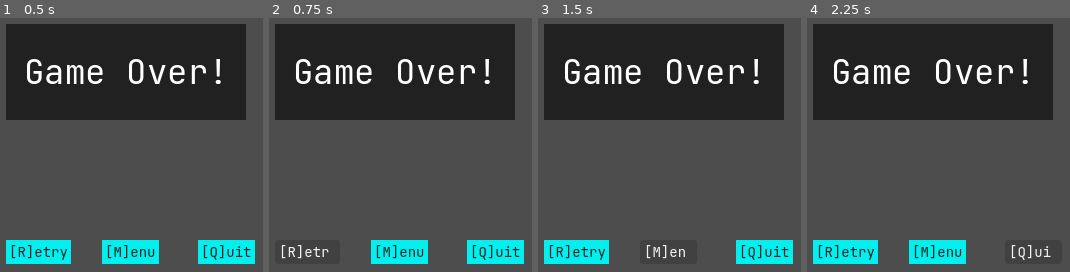
Above: before the commit, frames 1-4 (left to right).
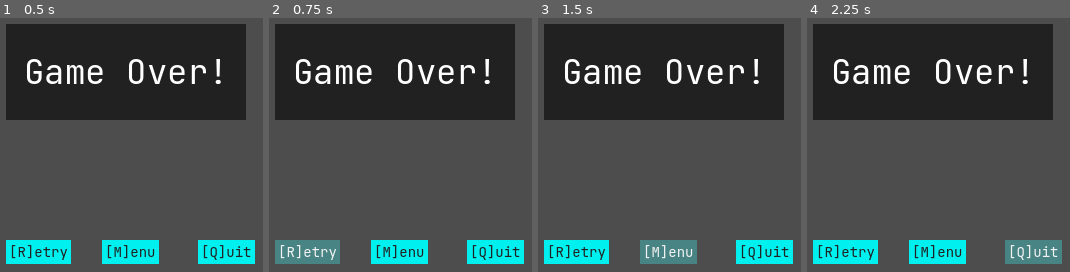
Above: after the commit, the same moments.

Repository: clone-tris/godotris
Game: Godot game, scene res://src/screens/over/Over.tscn
The game is run twice, just before and just after one commit, with the same random seed, the same clock (stepped at 60 frames per second) and the same inputs. This scene is started directly instead of the project's main scene.
Inputs:
- Up to frame 1 (0.5 s): no input
- Up to frame 2 (0.75 s): click "[R]etry" at 0.5 s
- Up to frame 3 (1.5 s): click "[M]enu" at 1.25 s
- Up to frame 4 (2.25 s): click "[Q]uit" at 2 s

Frame 1 is identical in both runs. In frame 2, 2.3% of the frame differs, in the area x 2-27%, y 87-97%; in frame 3, 2.0%; in frame 4, 2.0%.

Commit message:
general button styles

Diff:
--- a/src/Button.tscn
+++ b/src/Button.tscn
@@ -1,7 +1,9 @@
 [gd_scene format=3 uid="uid://c5mwi0461phhh"]
 
-[ext_resource type="StyleBox" uid="uid://c7ehrvc6hpusj" path="res://button.tres" id="1_5qq1x"]
+[ext_resource type="StyleBox" uid="uid://c7ehrvc6hpusj" path="res://src/button.tres" id="1_5qq1x"]
 [ext_resource type="FontFile" uid="uid://ic4h61ynry6m" path="res://jetbrainsmono.ttf" id="1_ds3pt"]
+[ext_resource type="StyleBox" uid="uid://dintyxs2sqqrs" path="res://src/button_press.tres" id="3_v3up1"]
+[ext_resource type="StyleBox" uid="uid://ck1jrijolhm7i" path="res://src/button_hover.tres" id="3_ytphv"]
 
 [node name="Button" type="Button" unique_id=1621654951]
 offset_right = 8.0
@@ -10,3 +12,5 @@
 theme_override_fonts/font = ExtResource("1_ds3pt")
 theme_override_font_sizes/font_size = 14
 theme_override_styles/normal = ExtResource("1_5qq1x")
+theme_override_styles/pressed = ExtResource("3_v3up1")
+theme_override_styles/hover = ExtResource("3_ytphv")
--- /dev/null
+++ b/src/button_hover.tres
@@ -0,0 +1,4 @@
+[gd_resource type="StyleBoxFlat" format=3 uid="uid://ck1jrijolhm7i"]
+
+[resource]
+bg_color = Color(0.28652698, 0.5158083, 0.51622987, 1)
--- /dev/null
+++ b/src/button_press.tres
@@ -0,0 +1,4 @@
+[gd_resource type="StyleBoxFlat" format=3 uid="uid://dintyxs2sqqrs"]
+
+[resource]
+bg_color = Color(0, 0, 0, 1)
--- a/src/screens/over/Over.gd
+++ b/src/screens/over/Over.gd
@@ -1,6 +1,4 @@
 extends Control
 
-
-# Called when the node enters the scene tree for the first time.
-func _ready() -> void:
-	pass # Replace with function body.
+func _on_retry_button_pressed() -> void:
+	print("hi")
--- a/src/screens/over/Over.tscn
+++ b/src/screens/over/Over.tscn
@@ -4,7 +4,7 @@
 [ext_resource type="Script" uid="uid://1lv0cai01f5x" path="res://src/screens/over/Over.gd" id="1_no75h"]
 [ext_resource type="PackedScene" uid="uid://c5mwi0461phhh" path="res://src/Button.tscn" id="3_qtjk6"]
 
-[node name="Control" type="Control" unique_id=2115216040]
+[node name="OverOverlay" type="Control" unique_id=2115216040]
 layout_mode = 3
 anchors_preset = 15
 anchor_right = 1.0
@@ -62,3 +62,5 @@
 offset_right = 321.0
 offset_bottom = 432.0
 text = "[Q]uit"
+
+[connection signal="pressed" from="retryButton" to="." method="_on_retry_button_pressed"]
Renamed: button.tres -> src/button.tres
